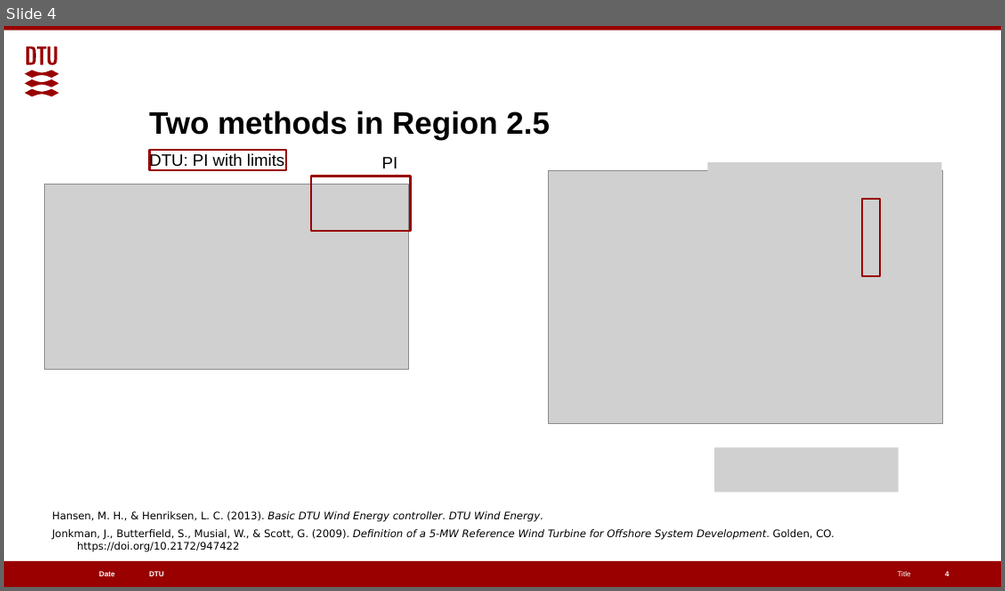
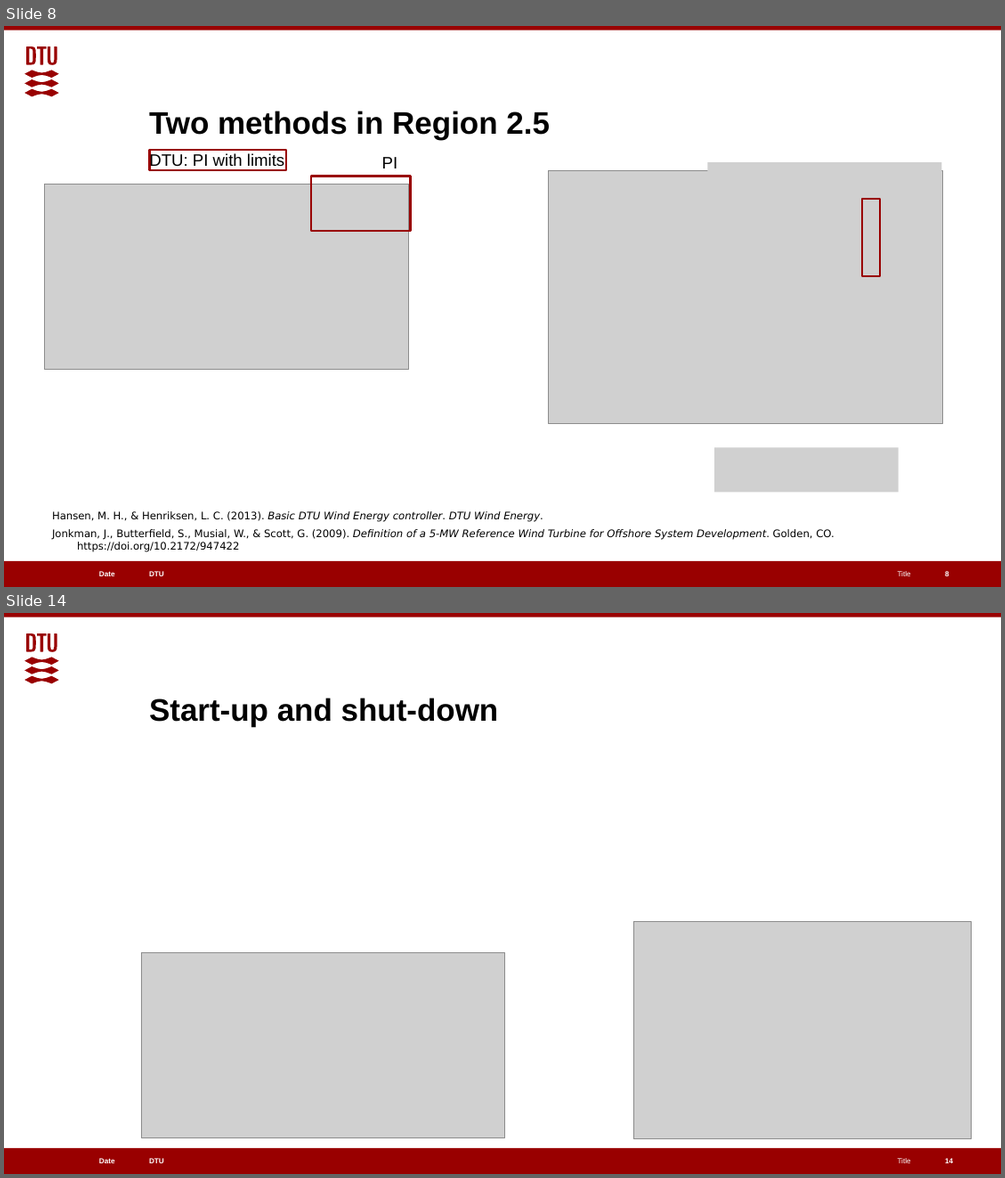
Before and after one commit to alanliowh/Control_Online_Course, a slide deck: teaching materials/Day 3/Day3_Part1.pptx. Shown one above the other, each under a label of ours: slide 4 before the commit, slides 8 and 14 after it; the slides between them are not shown. The pictures are 1005x591 and 1005x1178 pixels, drawn with LibreOffice and Linux fonts; fonts in the diff are those of the drawing; grey boxes stand for pictures. Boxes give left, top, right and bottom in pixels: in the first picture for what was removed or moved away, otherwise in the second. Text is boxed around its words. In the diff, an @@ line names an element or a change of style, - is before the commit and + after.

```diff
--- a/teaching materials/Day 3/Day3_Part1.pptx
+++ b/teaching materials/Day 3/Day3_Part1.pptx
@@ slide 14 added at (x1=4, y1=613, x2=1001, y2=1174), background #FFFFFF; not listed: 6 template elements that a slide beside it also shows @@
@@ title added at (x1=149, y1=698, x2=499, y2=727), 30 pt, text #000000, bold @@
+Start-up and shut-down
@@ picture added at (x1=633, y1=922, x2=971, y2=1139) @@
@@ picture added at (x1=141, y1=952, x2=505, y2=1138) @@
@@ page number added at (x1=945, y1=1158, x2=953, y2=1163), 7 pt, text #FFFFFF, bold @@
+14
@@ what was slide 4 is now slide 8 @@
```
Also in this commit, not shown: 1 slide changed, 25 other slides added, 2 slides removed, 19 other files.
